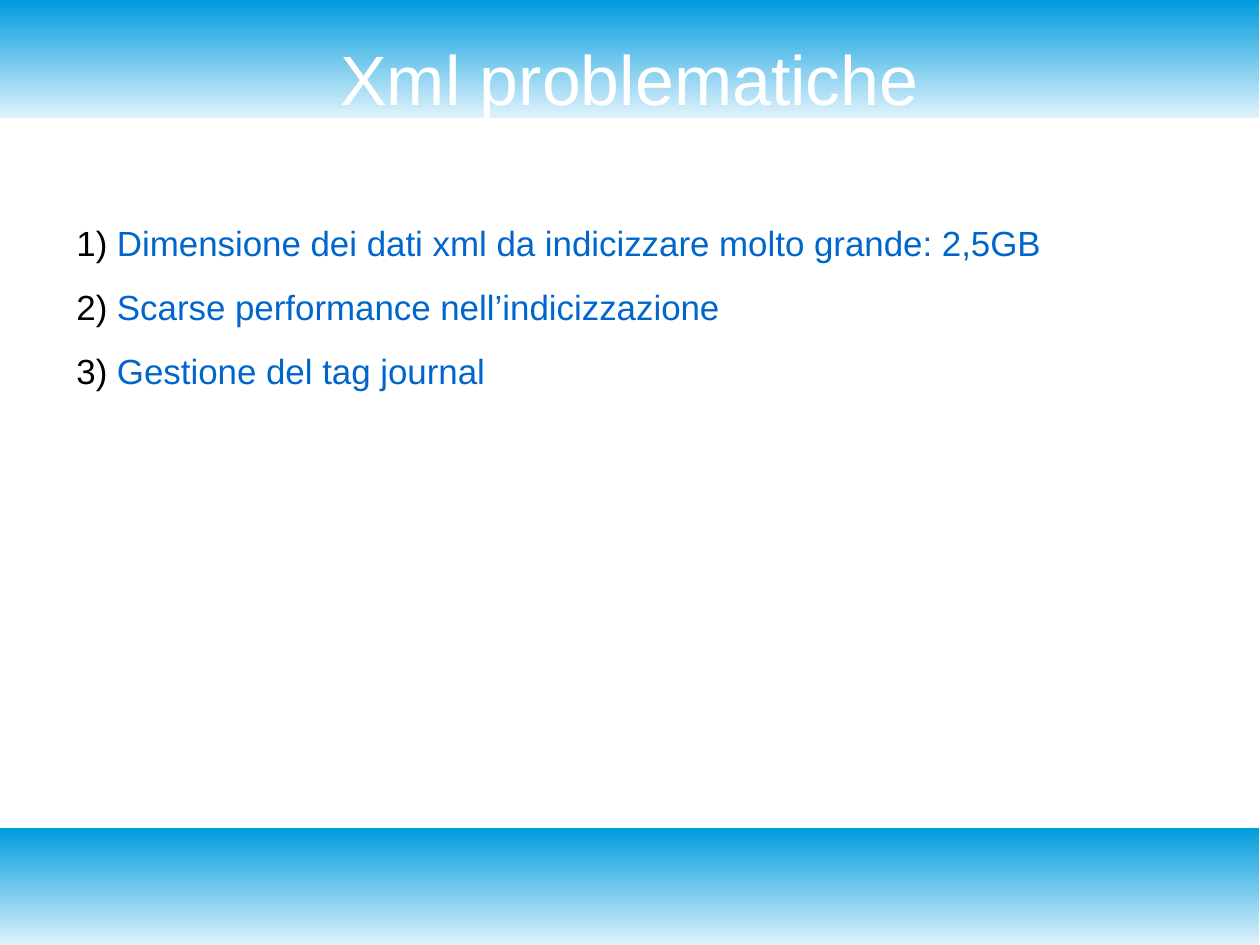
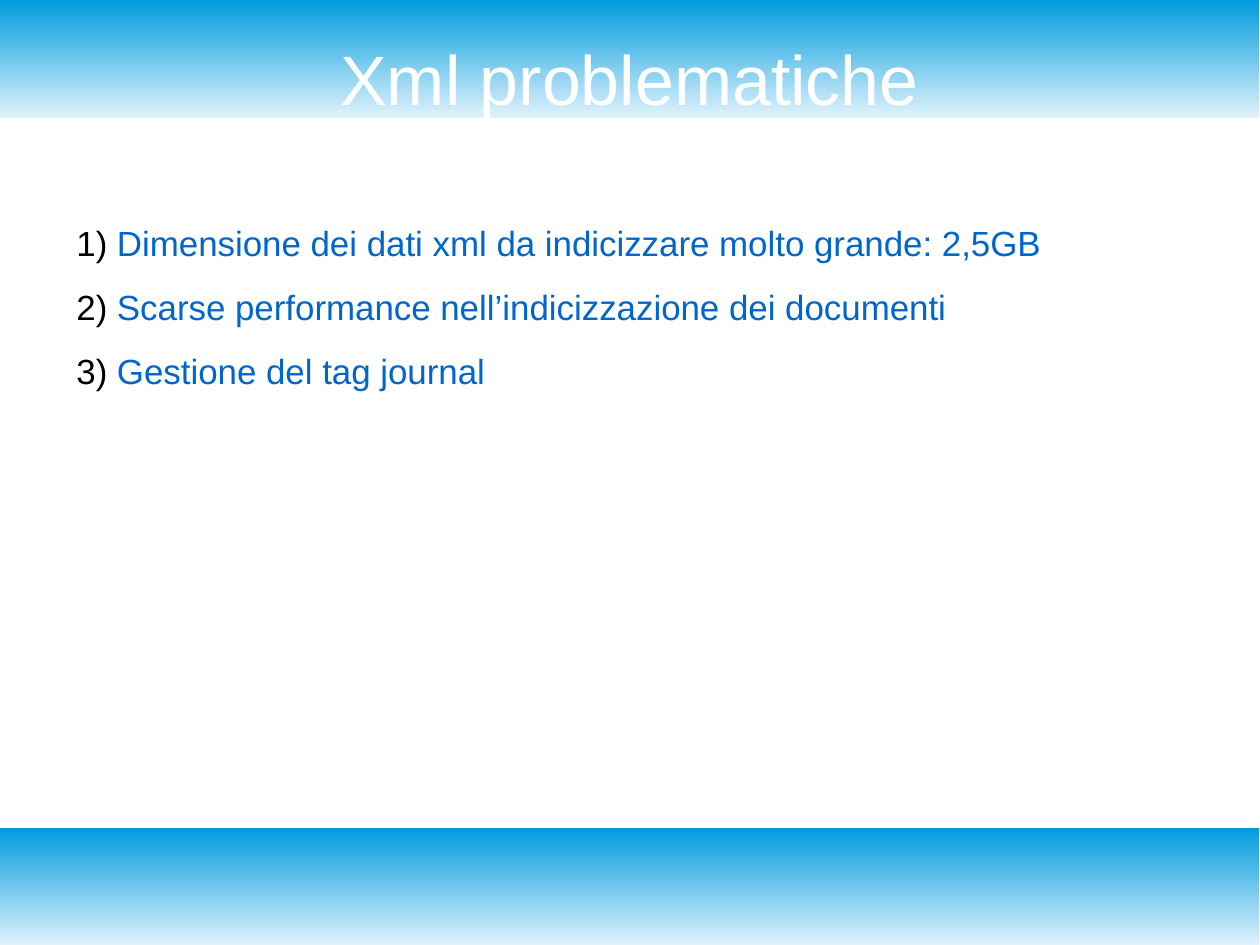
Before and after one commit to enrico404/SearchEngineForDblp, a slide deck: slide 8 of DocDblpSearchEngine.odp. Drawn at 1260x945 pixels with LibreOffice and Linux fonts; fonts in the diff are those of the drawing. Boxes give left, top, right and bottom in pixels: in the first picture for what was removed or moved away, otherwise in the second. Text is boxed around its words. In the diff, an @@ line names an element or a change of style, - is before the commit and + after.

```diff
--- a/DocDblpSearchEngine.odp
+++ b/DocDblpSearchEngine.odp
@@ text at bbox=[117, 294, 946, 327]: text changed @@
-2) Scarse performance nell’indicizzazione
+2) Scarse performance nell’indicizzazione dei documenti
```
Also in this commit, not shown: 10 other slides changed, 3 slides added, 4 other files.
